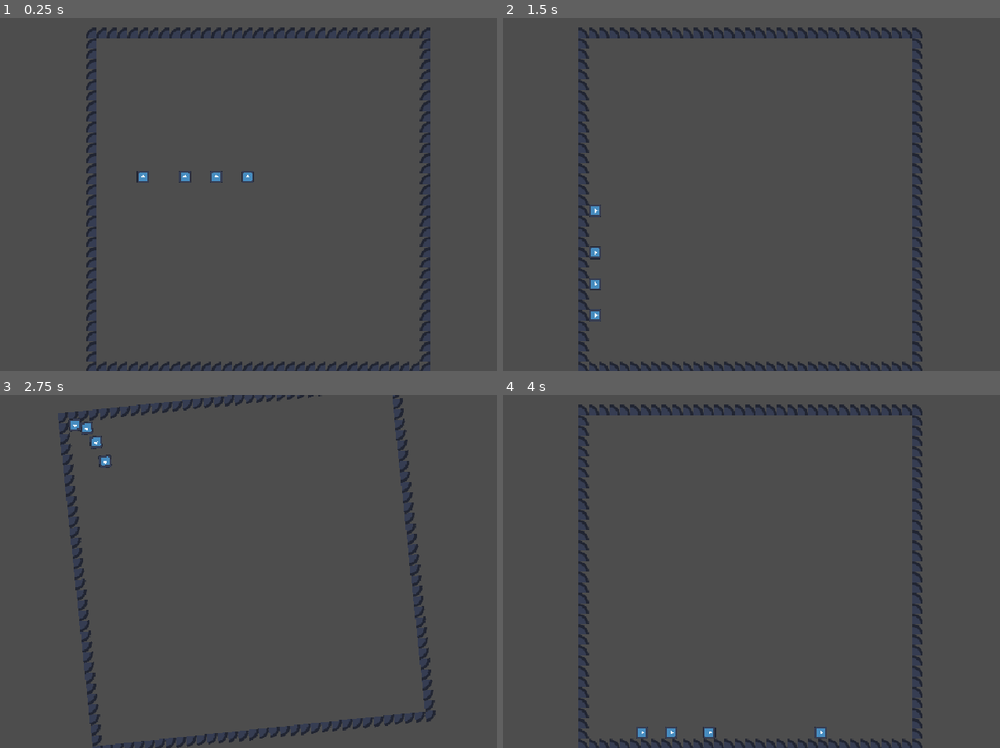
Above: before the commit, frames 1-4 (two rows, left to right).
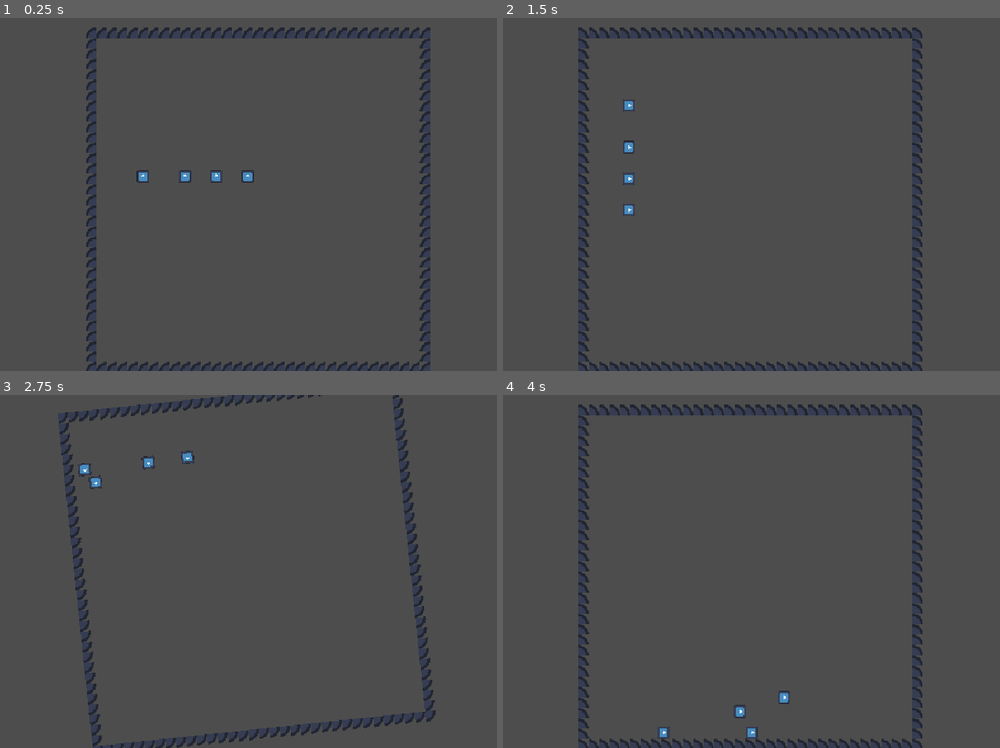
Above: after the commit, the same moments.

Repository: DIceEvYo/GnomewardsLair
Game: Godot game, scene res://scenes/game.tscn
Two runs of this game, one before a commit and one after it. Both use one fixed random seed, a clock stepped at 60 frames per second and the inputs below. The engine's default icon, where the game draws it, is replaced by a stand-in: a white triangle on a blue panel in a dark square.
Inputs:
- Up to frame 1 (0.25 s): no input
- Up to frame 2 (1.5 s): hold D (rotate_right) from 0.53 s (still down)
- Up to frame 3 (2.75 s): release D (rotate_right) at 2.03 s; hold A (rotate_left) from 2.03 s (still down)
- Up to frame 4 (4 s): release A (rotate_left) at 2.78 s; hold D (rotate_right) from 2.78 s (still down)

The runs differ from the first frame. In frame 1, less than 0.1% of the frame differs, in the area x 27-52%, y 43-47%; in frame 2, 0.4%; in frame 3, 0.4%, in the area x 13-40%, y 6-27%; in frame 4, 0.4%.

Commit message:
fixed issue with player slide friction and implemented bounce for player

Diff:
--- a/scripts/player_slime.gd
+++ b/scripts/player_slime.gd
@@ -1,11 +1,21 @@
 extends CharacterBody2D
 
+
+var bounce_strength: float = 0.5
+var friction: float = 20
+# used to help calculate bounce
+var previous_y: float = 0
 
 func _physics_process(delta: float) -> void:
 	# Add the gravity.
 	if not is_on_floor():
 		velocity += get_gravity() * delta
+		previous_y = velocity.y
+	elif previous_y > 100:
+		velocity.y = -previous_y * bounce_strength
+		print(velocity.y)
+		previous_y = velocity.y
 
-	velocity.move_toward(Vector2.ZERO, delta)
+	velocity = velocity.move_toward(Vector2.ZERO, delta * friction)
 
 	move_and_slide()
